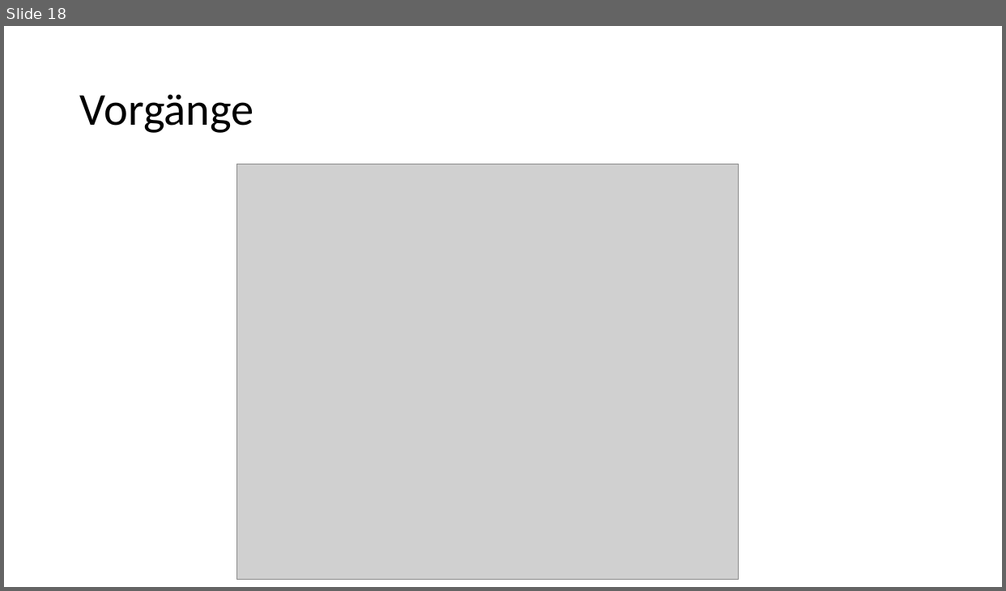
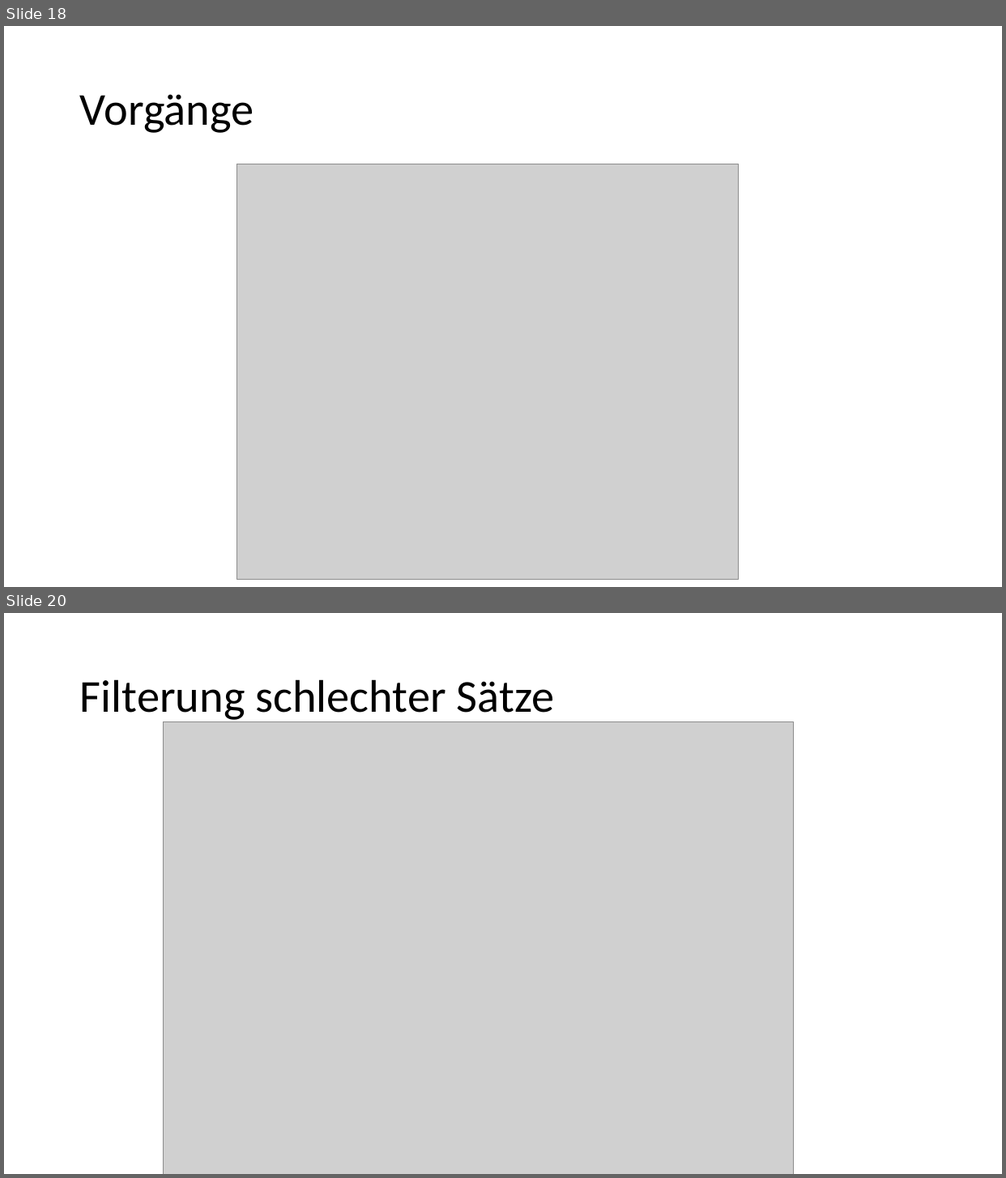
Before and after one commit to 837/ip5-nlp-ch, a slide deck: doc/IP5_Presentation.pptx. Shown one above the other, each under a label of ours: slide 18 before the commit, slides 18 and 20 after it; the slides between them are not shown. The pictures are 1006x591 and 1006x1178 pixels, drawn with LibreOffice and Linux fonts; fonts in the diff are those of the drawing; grey boxes stand for pictures. Boxes give left, top, right and bottom in pixels: in the first picture for what was removed or moved away, otherwise in the second. Text is boxed around its words. In the diff, an @@ line names an element or a change of style, - is before the commit and + after.

```diff
--- a/doc/IP5_Presentation.pptx
+++ b/doc/IP5_Presentation.pptx
@@ slide 20 added at (x1=4, y1=613, x2=1002, y2=1174), background #FFFFFF @@
@@ title added at (x1=80, y1=679, x2=554, y2=722), 44 pt, text #000000 @@
+Filterung schlechter Sätze
@@ picture added at (x1=164, y1=722, x2=794, y2=1174) @@
```
Also in this commit, not shown: 2 other slides added, 2 slides removed.
